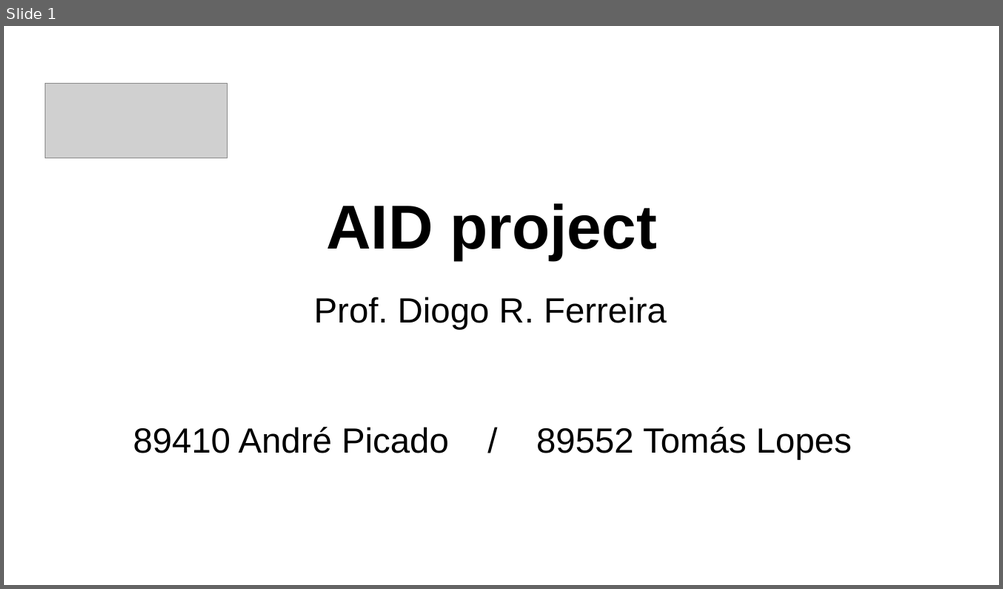
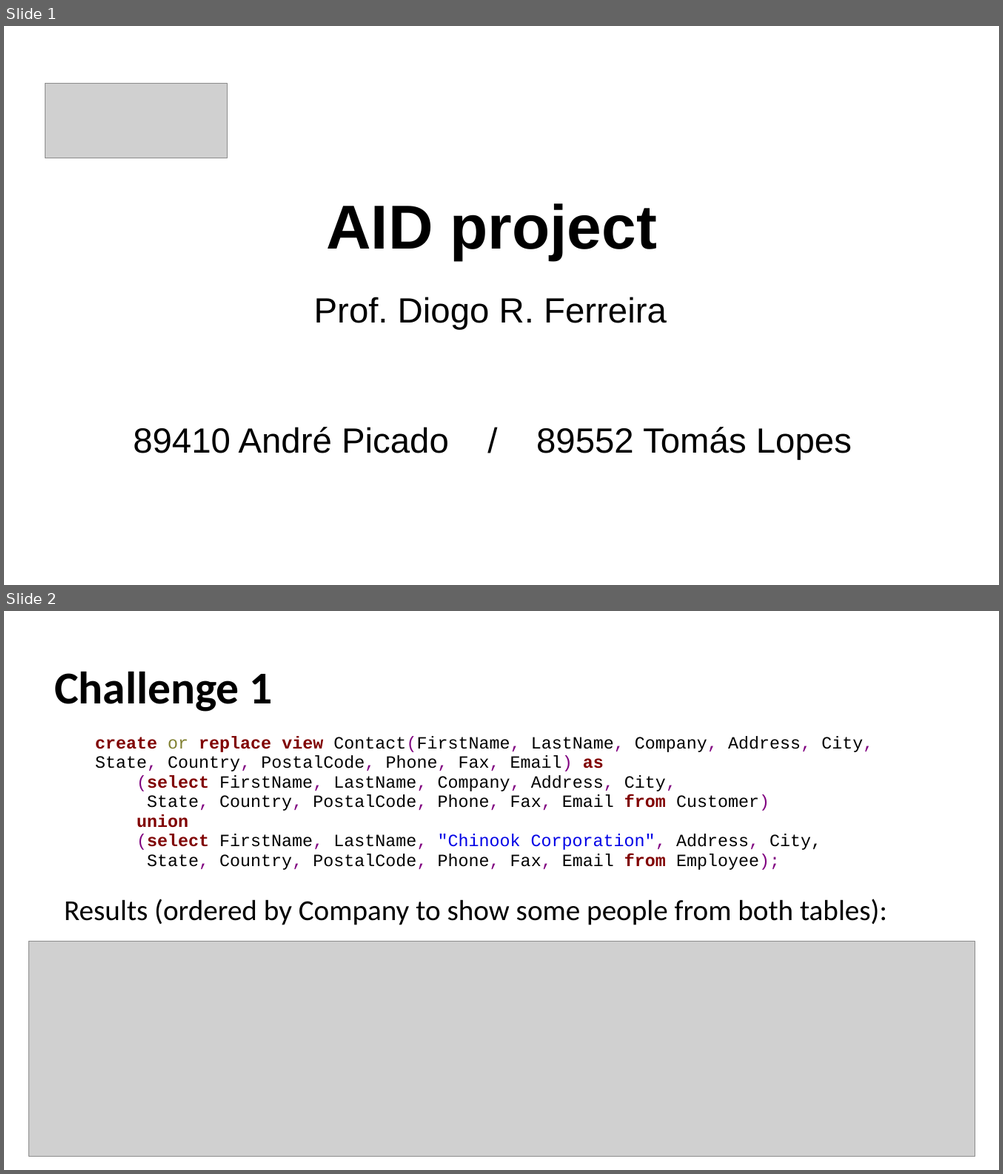
Before and after one commit to Ravana99/aid20-Chinook, a slide deck: proj.pptx. Shown one above the other, each under a label of ours: slide 1 before the commit, slides 1 and 2 after it. The pictures are 1003x589 and 1003x1174 pixels, drawn with LibreOffice and Linux fonts; fonts in the diff are those of the drawing; grey boxes stand for pictures. Boxes give left, top, right and bottom in pixels: in the first picture for what was removed or moved away, otherwise in the second. Text is boxed around its words. In the diff, an @@ line names an element or a change of style, - is before the commit and + after.

Commit message:
challenge 1

```diff
--- a/proj.pptx
+++ b/proj.pptx
@@ slide 2 added at (4,611,999,1170), background #FFFFFF @@
@@ title added at (54,671,273,712), 84.5 pt, text #000000, bold @@
+Challenge 1
@@ table added at (91,732,911,885), 1 rows, 1 columns @@
+create or replace view Contact(FirstName, LastName, Company, Address, City, State, Country, PostalCode, Phone, Fax, Email) as / (select FirstName, LastName, Company, Address, City, / State, Country, PostalCode, Phone, Fax, Email from Customer) / union / (select FirstName, LastName, "Chinook Corporation", Address, City, / State, Country, PostalCode, Phone, Fax, Email from Employee);
@@ text added at (64,899,887,925), 53.8 pt, text #000000 @@
+Results (ordered by Company to show some people from both tables):
@@ picture added at (28,941,974,1156) @@
```
Also in this commit, not shown: 10 slides changed, 1 slide removed, 3 other files.
